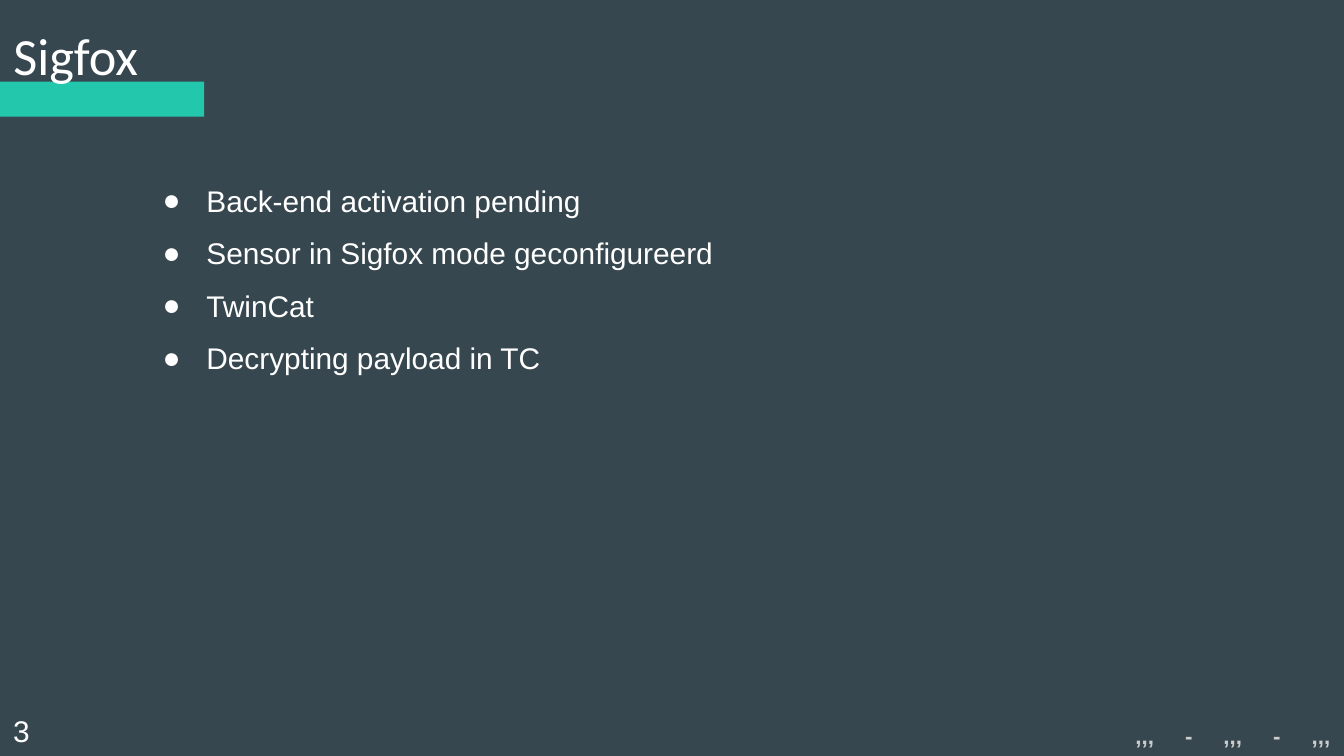
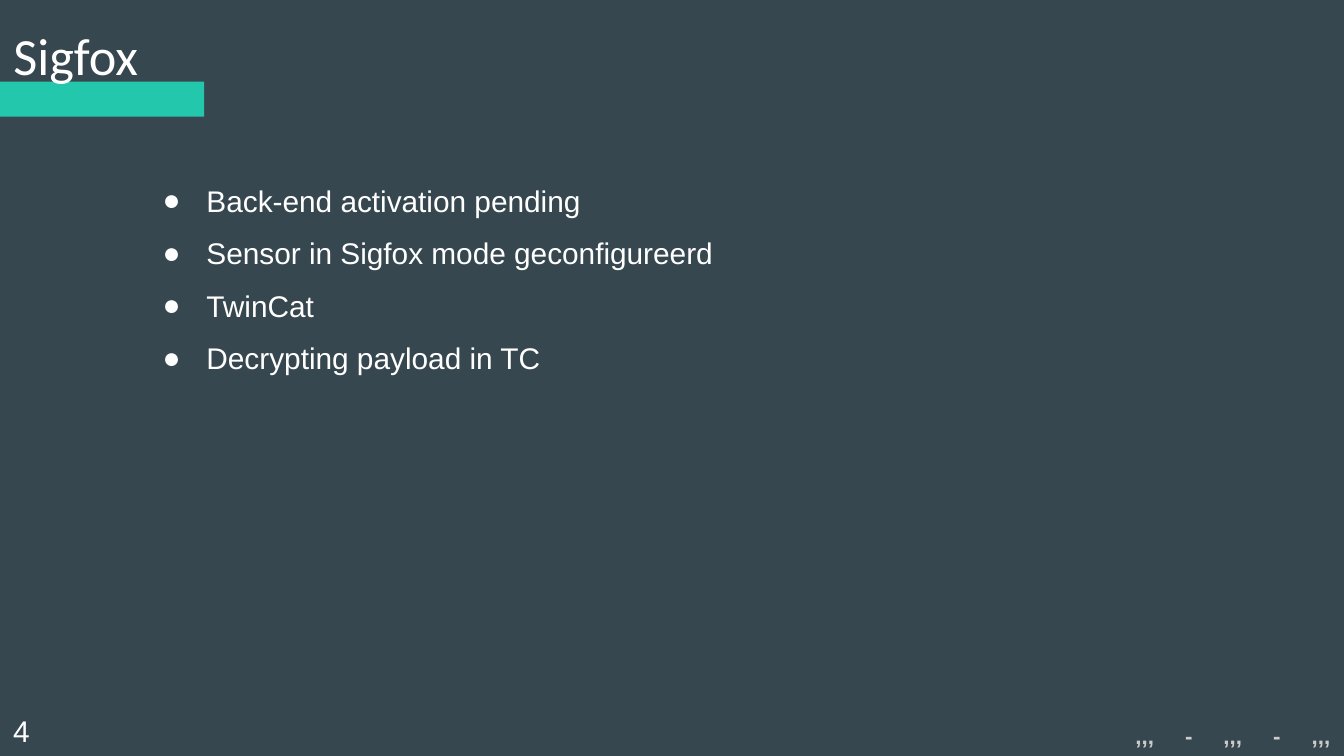
Before and after one commit to Koffiejoe/IA-EnOcean, a slide deck: slide 4 of Presentaties/3Wekelijkse PowerPoint/nieuweppt.pptx (slide 5 before the commit). Drawn at 1344x756 pixels with LibreOffice and Linux fonts; fonts in the diff are those of the drawing. Boxes give left, top, right and bottom in pixels: in the first picture for what was removed or moved away, otherwise in the second. Text is boxed around its words. In the diff, an @@ line names an element or a change of style, - is before the commit and + after.

```diff
--- a/Presentaties/3Wekelijkse PowerPoint/nieuweppt.pptx
+++ b/Presentaties/3Wekelijkse PowerPoint/nieuweppt.pptx
@@ text at box(13, 721, 30, 742): text changed @@
-3
+4
```
Also in this commit, not shown: 2 other slides changed, 1 slide added, 1 slide removed.
